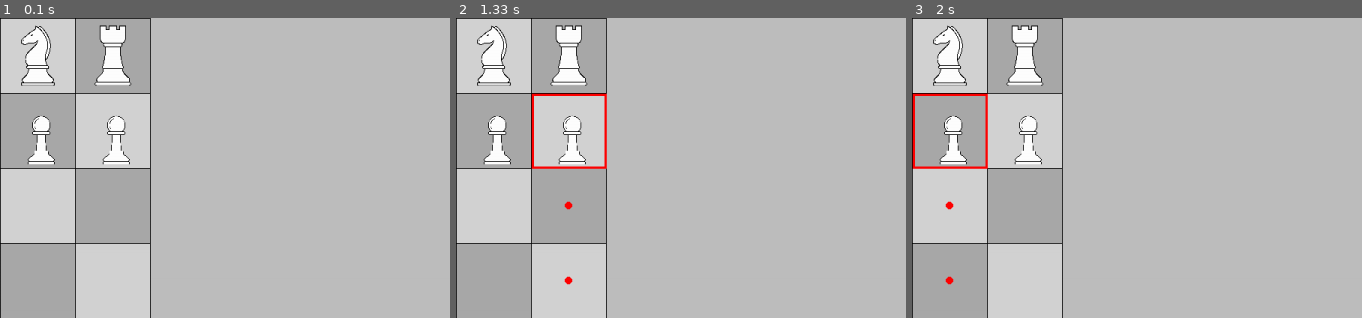
Above: before the commit, frames 1-3 (left to right).
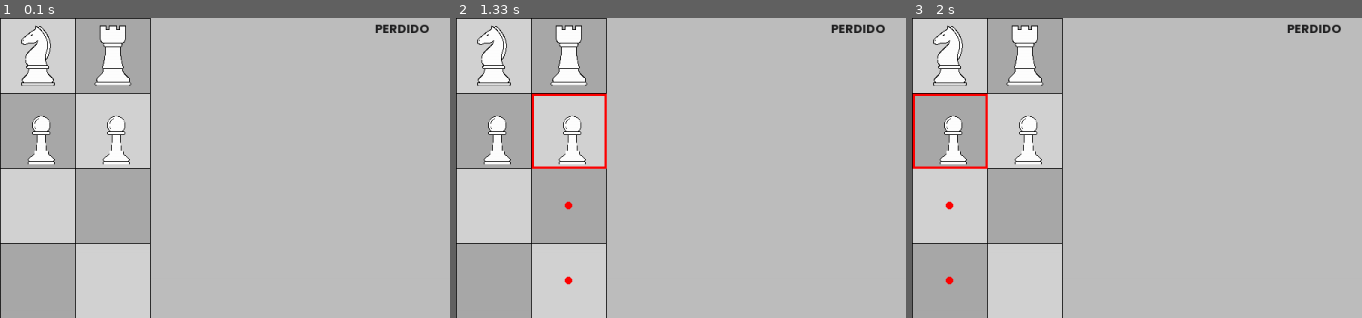
Above: after the commit, the same moments.

Repository: SilvaneiMartins/chies-pygame-python
Game: pygame game, started from main.py
Same seed, same stepped clock (60 frames per second), same inputs: the game is played once before the commit and once after it.
Inputs (mouse positions are % of the whole screen's width and height, from its top left):
- Up to frame 1 (0.1 s): no input
- Up to frame 2 (1.33 s): click (50, 50) at 0.38 s; click (65, 15) at 1.22 s
- Up to frame 3 (2 s): click (24, 13) at 1.55 s; click (52, 16) at 1.88 s
The pictures show only the part of the screen within x 50-100%, y 0-50%; the shares and areas given below are measured in that part.

The runs differ from the first frame. In frame 1, 0.3% of the frame differs, in the area x 83-96%, y 2-5%; in frame 2, 0.3%; in frame 3, 0.3%.

Commit message:
feat: restarting on game over

Diff:
--- a/main.py
+++ b/main.py
@@ -126,6 +126,7 @@
         for i in range(9):
             pygame.draw.line(screen, "black", (100 * i, 0), (100 * i, 800))
             pygame.draw.line(screen, "black", (0, 100 * i), (800, 100 * i))
+        screen.blit(small_font.render("PERDIDO", True, "#202021"), (1100, 3))
 
 
 # função para desenhar as peças no tabuleiro
@@ -422,6 +423,8 @@
             y_coord = event.pos[1] // 100
             click_coord = (x_coord, y_coord)
             if turn_step <= 1:
+                if click_coord == (8, 8) or click_coord == (9, 8):
+                    winner = "Preto"
                 if click_coord in white_locations:
                     selection = white_locations.index(click_coord)
                     if turn_step == 0:
@@ -443,6 +446,8 @@
                     selection = 100
                     valid_moves = []
             if turn_step > 1:
+                if click_coord == (8, 8) or click_coord == (9, 8):
+                    winner = "Branco"
                 if click_coord in black_locations:
                     selection = black_locations.index(click_coord)
                     if turn_step == 2:
